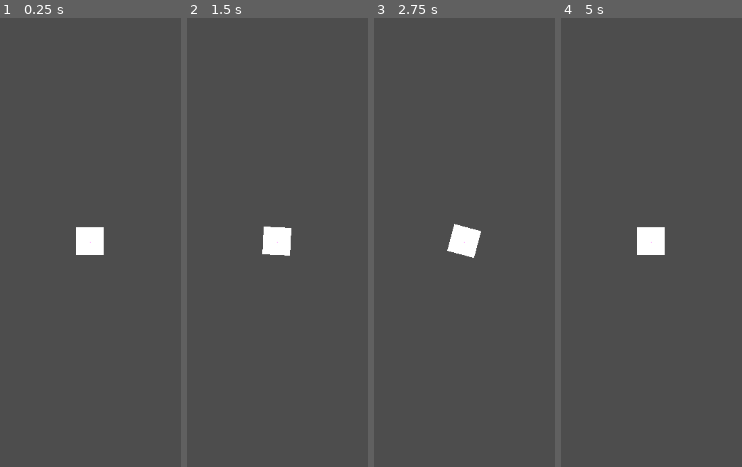
Above: before the commit, frames 1-4 (left to right).
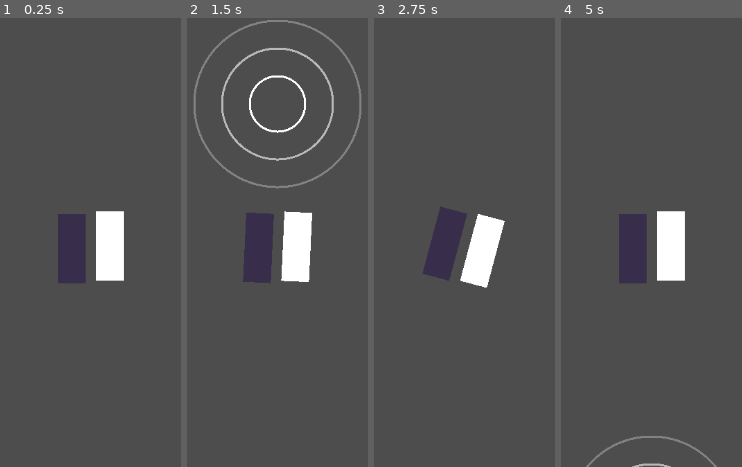
Above: after the commit, the same moments.

Repository: CilginSinek/cattivity
Game: Godot game, scene res://scenes/Main.tscn
The game is run twice, just before and just after one commit, with the same random seed, the same clock (stepped at 60 frames per second) and the same inputs.
Inputs:
- Up to frame 1 (0.25 s): no input
- Up to frame 2 (1.5 s): tap Enter at 0.5 s; hold D (rotate_right) 0.53-1.28 s; hold A (rotate_left) from 1.28 s (still down)
- Up to frame 3 (2.75 s): tap Space at 2 s; release A (rotate_left) at 2.03 s; hold D (rotate_right) from 2.03 s (still down)
- Up to frame 4 (5 s): tap Enter at 2.75 s; release D (rotate_right) at 3.53 s; hold A (rotate_left) from 3.53 s (still down); tap Space at 4.25 s

The runs differ from the first frame. In frame 1, 4.9% of the frame differs, in the area x 32-69%, y 42-60%; in frame 2, 7.9%, in the area x 3-97%, y 0-60%; in frame 3, 4.9%; in frame 4, 5.4%.

Commit message:
feat: wall collision streak loss, player group setup

Diff:
--- a/godot/autoload/SongManager.gd
+++ b/godot/autoload/SongManager.gd
@@ -16,9 +16,9 @@
 	add_child(_player)
 	_player.finished.connect(_on_song_finished)
 
-func _process(_delta: float) -> void:
+func _process(delta: float) -> void:
 	if is_playing:
-		song_time = (_player.get_playback_position() * 1000.0) + offset_ms
+		song_time += delta * 1000.0
 
 func load_song(stream: AudioStream) -> void:
 	_player.stream = stream
--- /dev/null
+++ b/godot/scenes/Main.gd
@@ -0,0 +1,24 @@
+# res://scenes/Main.gd
+extends Node
+
+@onready var note_spawner: Node = $Gameplay/NoteSpawner
+
+func _ready() -> void:
+	var test_data = {
+		"name": "Test Map",
+		"artist": "Test Artist",
+		"bpm": 120,
+		"offset": 0,
+		"duration": 10000,
+		"inputs": [
+			{"time": 2000, "direction": 0},
+			{"time": 4000, "direction": 1},
+			{"time": 6000, "direction": 0},
+			{"time": 8000, "direction": 1},
+		]
+	}
+
+	BeatmapController.load_from_api(test_data)
+	note_spawner.setup(BeatmapController.get_notes())
+	SongManager.play()
+	note_spawner._active = true
--- a/godot/scenes/Main.tscn
+++ b/godot/scenes/Main.tscn
@@ -1,14 +1,18 @@
 [gd_scene format=3 uid="uid://155xx7s6y6ta"]
 
+[ext_resource type="Script" uid="uid://ck0se0p53kx0l" path="res://scenes/Main.gd" id="1_c01mt"]
 [ext_resource type="Script" uid="uid://pd7h85d0g1lw" path="res://scenes/gameplay.gd" id="1_elqb8"]
 [ext_resource type="Script" uid="uid://i60wipixbhom" path="res://scenes/JudgeSystem.gd" id="2_rarhs"]
 [ext_resource type="Script" uid="uid://wddgu6jaiy0m" path="res://scenes/player.gd" id="2_rvslj"]
 [ext_resource type="Script" uid="uid://b2dl135hh1bep" path="res://scenes/NoteSpawner.gd" id="2_vcsgt"]
 [ext_resource type="Script" uid="uid://iic66b5gbohw" path="res://scenes/ScoreManager.gd" id="3_vcsgt"]
+[ext_resource type="Script" uid="uid://dgawv07q56ili" path="res://scenes/Wall.gd" id="6_nxtc6"]
 
-[sub_resource type="PhysicsMaterial" id="PhysicsMaterial_rvslj"]
+[sub_resource type="RectangleShape2D" id="RectangleShape2D_c01mt"]
+size = Vector2(20, 100)
 
-[sub_resource type="WorldBoundaryShape2D" id="WorldBoundaryShape2D_rvslj"]
+[sub_resource type="RectangleShape2D" id="RectangleShape2D_nxtc6"]
+size = Vector2(20, 100)
 
 [sub_resource type="CircleShape2D" id="CircleShape2D_elqb8"]
 radius = 20.0
@@ -16,6 +20,7 @@
 [sub_resource type="PlaceholderTexture2D" id="PlaceholderTexture2D_rvslj"]
 
 [node name="main" type="Node" unique_id=1046669809]
+script = ExtResource("1_c01mt")
 
 [node name="Gameplay" type="Node2D" parent="." unique_id=795176527]
 script = ExtResource("1_elqb8")
@@ -29,23 +34,38 @@
 [node name="ScoreManager" type="Node" parent="Gameplay" unique_id=1316854615]
 script = ExtResource("3_vcsgt")
 
-[node name="Notes" type="Node" parent="Gameplay" unique_id=1286666536]
-
 [node name="Effects" type="Node" parent="Gameplay" unique_id=1257091839]
 
-[node name="Ground" type="StaticBody2D" parent="Gameplay" unique_id=1913357468]
-physics_material_override = SubResource("PhysicsMaterial_rvslj")
+[node name="WallLeft" type="Area2D" parent="Gameplay" unique_id=1517856880]
+position = Vector2(-20, 0)
+collision_layer = 2
+script = ExtResource("6_nxtc6")
 
-[node name="CollisionShape2D" type="CollisionShape2D" parent="Gameplay/Ground" unique_id=1589222430]
-shape = SubResource("WorldBoundaryShape2D_rvslj")
+[node name="CollisionShape2D" type="CollisionShape2D" parent="Gameplay/WallLeft" unique_id=256053873]
+shape = SubResource("RectangleShape2D_c01mt")
 
-[node name="Polygon2D" type="Polygon2D" parent="Gameplay/Ground" unique_id=1404633831]
+[node name="ColorRect" type="ColorRect" parent="Gameplay/WallLeft" unique_id=788044923]
+custom_minimum_size = Vector2(20, 100)
+offset_left = -27.0
+offset_top = -41.0
+offset_right = 13.0
+offset_bottom = -1.0
+color = Color(0.21960784, 0.1764706, 0.29411766, 1)
 
-[node name="ColorRect" type="ColorRect" parent="Gameplay" unique_id=775985131]
-offset_left = -21.0
-offset_top = -22.0
-offset_right = 19.0
-offset_bottom = 18.0
+[node name="WallRight" type="Area2D" parent="Gameplay" unique_id=1667330751]
+collision_layer = 2
+script = ExtResource("6_nxtc6")
+
+[node name="CollisionShape2D" type="CollisionShape2D" parent="Gameplay/WallRight" unique_id=1452321609]
+position = Vector2(17, 0)
+shape = SubResource("RectangleShape2D_nxtc6")
+
+[node name="ColorRect" type="ColorRect" parent="Gameplay/WallRight" unique_id=115886723]
+custom_minimum_size = Vector2(20, 100)
+offset_left = 8.0
+offset_top = -45.0
+offset_right = 48.0
+offset_bottom = 55.0
 
 [node name="UI" type="CanvasLayer" parent="." unique_id=204184494]
 
@@ -53,7 +73,8 @@
 
 [node name="AudioStreamPlayer" type="AudioStreamPlayer" parent="Audio" unique_id=1442482724]
 
-[node name="Player" type="CharacterBody2D" parent="." unique_id=909305351]
+[node name="Player" type="CharacterBody2D" parent="." unique_id=909305351 groups=["player"]]
+collision_mask = 0
 script = ExtResource("2_rvslj")
 
 [node name="Camera2D" type="Camera2D" parent="Player" unique_id=1960660240]
@@ -61,6 +82,12 @@
 [node name="CollisionShape2D" type="CollisionShape2D" parent="Player" unique_id=371198306]
 position = Vector2(-1, 0)
 shape = SubResource("CircleShape2D_elqb8")
+debug_color = Color(0.5613761, 0.5336061, 0.4796641, 0.41960785)
 
 [node name="Sprite2D" type="Sprite2D" parent="Player" unique_id=256182316]
 texture = SubResource("PlaceholderTexture2D_rvslj")
+
+[node name="Notes" type="Node" parent="." unique_id=1286666536]
+
+[connection signal="body_entered" from="Gameplay/WallLeft" to="Gameplay/WallLeft" method="_on_wall_left_body_entered"]
+[connection signal="body_entered" from="Gameplay/WallRight" to="Gameplay/WallRight" method="_on_wall_right_body_entered"]
--- a/godot/scenes/NoteSpawner.gd
+++ b/godot/scenes/NoteSpawner.gd
@@ -3,14 +3,13 @@
 
 const CircleNote = preload("res://scenes/notes/CircleNote.tscn")
 
-# Ne kadar önce ekranda gösterilsin (ms)
 const SPAWN_AHEAD_MS: float = 1000.0
 
 var _notes: Array = []
 var _next_index: int = 0
 var _active: bool = false
 
-@onready var notes_container: Node = get_node("/root/main/Gameplay/Notes")
+@onready var notes_container: Node = get_node("/root/main/Notes")
 @onready var judge_system: Node = get_node("/root/main/Gameplay/JudgeSystem")
 
 func _ready() -> void:
@@ -39,13 +38,12 @@
 	var instance = CircleNote.instantiate()
 	instance.time_ms = note_data.time_ms
 	instance.direction = note_data.direction
-	# Dönüş noktasına göre pozisyon — oyuncunun önünde
-	instance.position = Vector2(0, -300)
+	var player = get_node("/root/main/Player")
+	instance.global_position = player.global_position + Vector2(0, 400)
 	notes_container.add_child(instance)
 
 func _check_miss() -> void:
 	for child in notes_container.get_children():
-		# 200ms geçtiyse ve hala hit olmadıysa miss
 		if SongManager.song_time > child.time_ms + 200.0 and not child.is_hit:
 			judge_system.judge(child.time_ms, child.direction, -1)
 			child.queue_free()
--- /dev/null
+++ b/godot/scenes/Wall.gd
@@ -0,0 +1,10 @@
+# res://scenes/Wall.gd
+extends Area2D
+
+func _ready() -> void:
+	body_entered.connect(_on_body_entered)
+
+func _on_body_entered(body: Node2D) -> void:
+	if body.is_in_group("player"):
+		var score_manager = get_node("/root/main/Gameplay/ScoreManager")
+		score_manager.add_miss()
--- a/godot/scenes/gameplay.gd
+++ b/godot/scenes/gameplay.gd
@@ -8,7 +8,7 @@
 var target_rotation: float = 0.0
 var current_rotation: float = 0.0
 
-@onready var notes_container: Node = $Notes
+@onready var notes_container: Node = get_node("/root/main/Notes")
 @onready var effects_container: Node = $Effects
 @onready var player: CharacterBody2D = get_node("/root/main/Player")
 @onready var judge_system: Node = $JudgeSystem
@@ -30,14 +30,24 @@
 	if Input.is_action_just_pressed("rotate_left"):
 		target_rotation -= ROTATION_STEP
 		target_rotation = clamp(target_rotation, -MAX_ROTATION, MAX_ROTATION)
+		_check_note_hit(0)
 
 	if Input.is_action_just_pressed("rotate_right"):
 		target_rotation += ROTATION_STEP
 		target_rotation = clamp(target_rotation, -MAX_ROTATION, MAX_ROTATION)
+		_check_note_hit(1)
+
+func _check_note_hit(player_direction: int) -> void:
+	for note in notes_container.get_children():
+		if note.is_hit:
+			continue
+		judge_system.judge(note.time_ms, note.direction, player_direction)
+		return
 
 func _apply_rotation(delta: float) -> void:
 	current_rotation = lerp(current_rotation, target_rotation, ROTATION_SPEED * delta)
 	rotation_degrees = current_rotation
+	print("gameplay rotation: ", rotation_degrees)
 
 func _follow_player() -> void:
 	if player:
--- a/godot/scenes/player.gd
+++ b/godot/scenes/player.gd
@@ -2,10 +2,8 @@
 extends CharacterBody2D
 
 const GRAVITY: float = 980.0
-const MOVE_SPEED: float = 300.0
 
 func _physics_process(delta: float) -> void:
-	# Gravity her zaman aşağı (dünya koordinatında)
 	velocity.y += GRAVITY * delta
-
 	move_and_slide()
+	#print("player: ", global_position, " rotation: ", rotation_degrees)
Not shown, added: godot/scenes/Main.gd.uid
Not shown, added: godot/scenes/Wall.gd.uid
